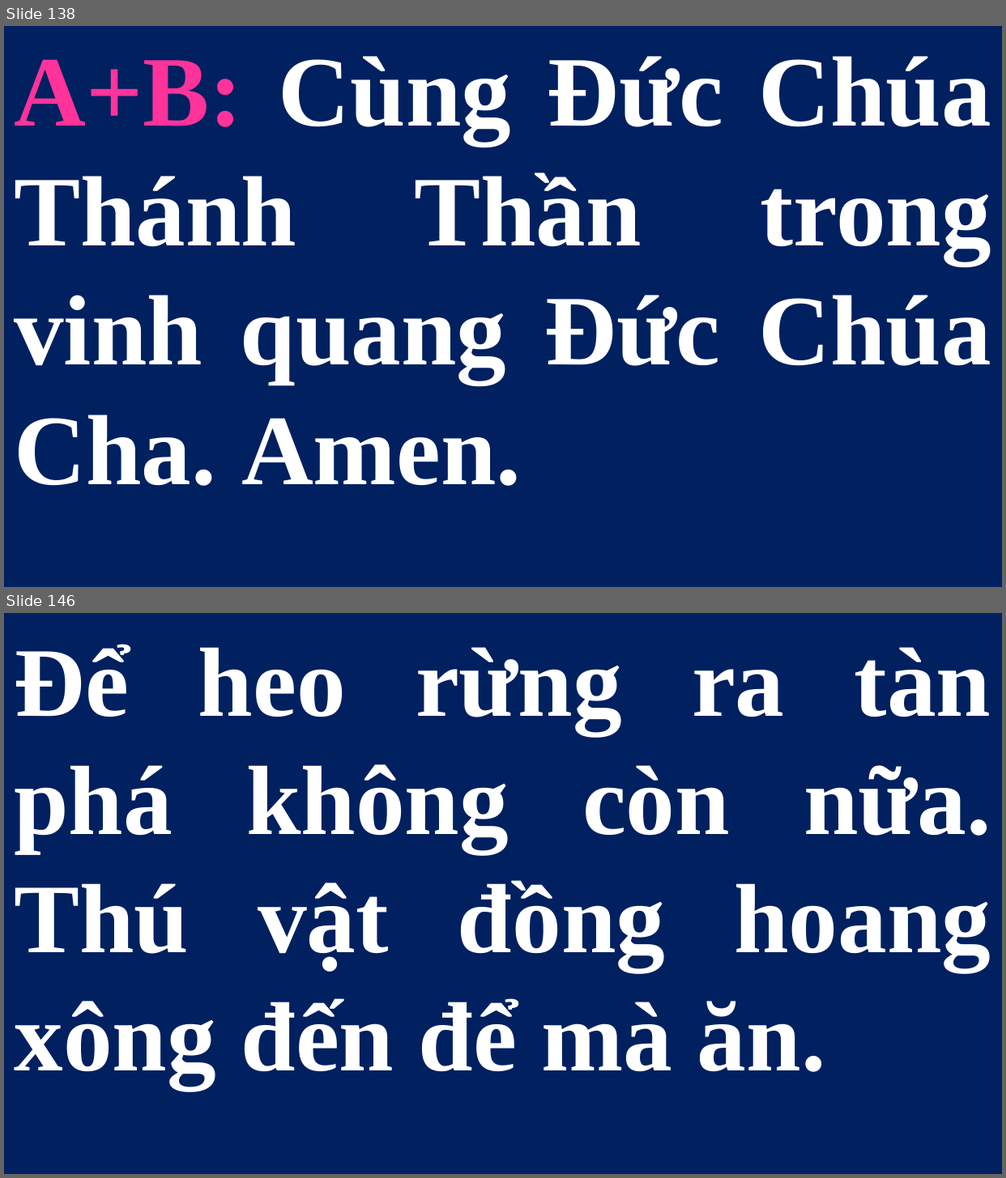
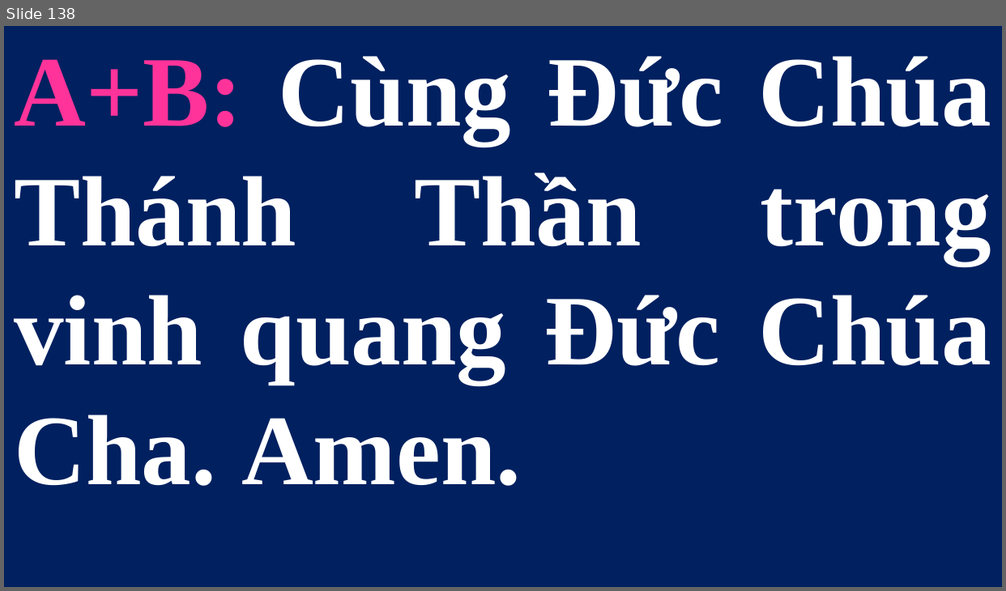
Before and after one commit to lythanhngodev64/SlideLe, a slide deck: Slide/CN-27-TN 2026.pptx. Shown one above the other, each under a label of ours: slides 138 and 146 before the commit, slide 138 after it; the slides between them are not shown. The pictures are 1006x1178 and 1006x591 pixels, drawn with LibreOffice and Linux fonts; fonts in the diff are those of the drawing. Boxes give left, top, right and bottom in pixels: in the first picture for what was removed or moved away, otherwise in the second. Text is boxed around its words. In the diff, an @@ line names an element or a change of style, - is before the commit and + after.

```diff
--- a/Slide/CN-27-TN 2026.pptx
+++ b/Slide/CN-27-TN 2026.pptx
@@ slide 146 removed at [4,613,1002,1174], background #FFFFFF @@
@@ subtitle removed at [4,613,1002,1174] @@
-Để heo rừng ra tàn phá không còn nữa. Thú vật đồng hoang xông đến để mà ăn.
```
Also in this commit, not shown: 2 slides changed, 10 slides added, 12 other slides removed, 1 other file.
